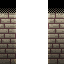
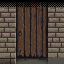
Two versions of the same layered image (w=64, h=64). Layer-by-layer changes:
showed "Layer 1 copy 4" over [0, 0, 64, 64]
